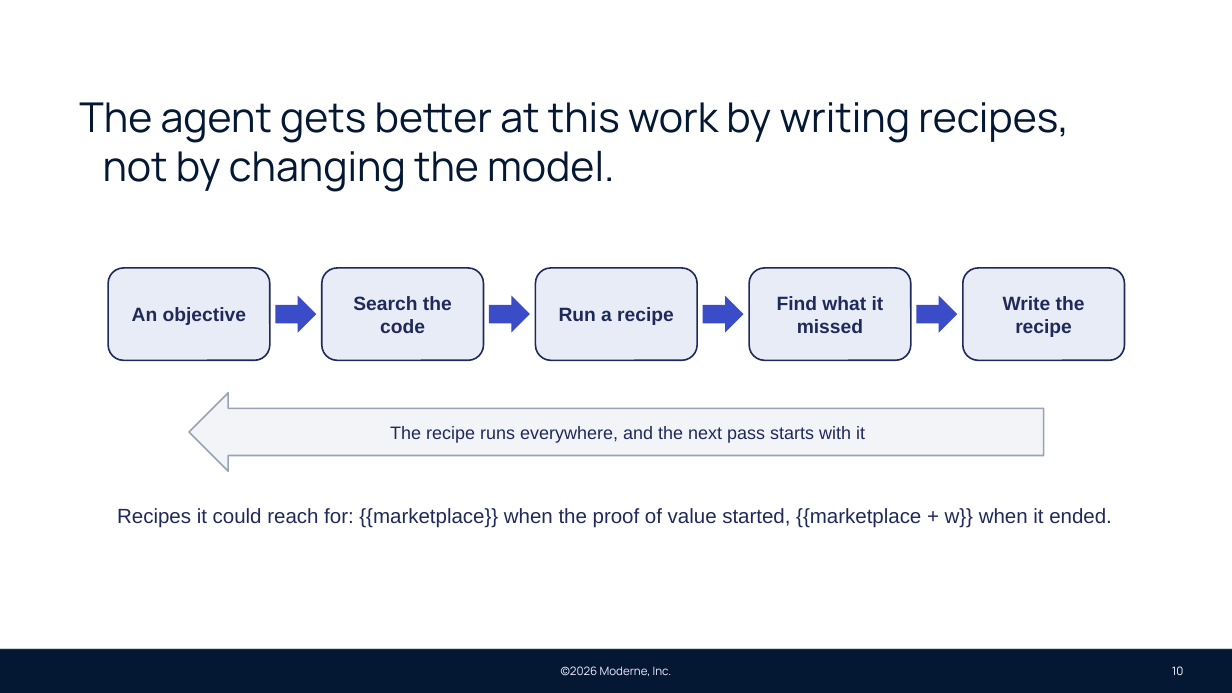
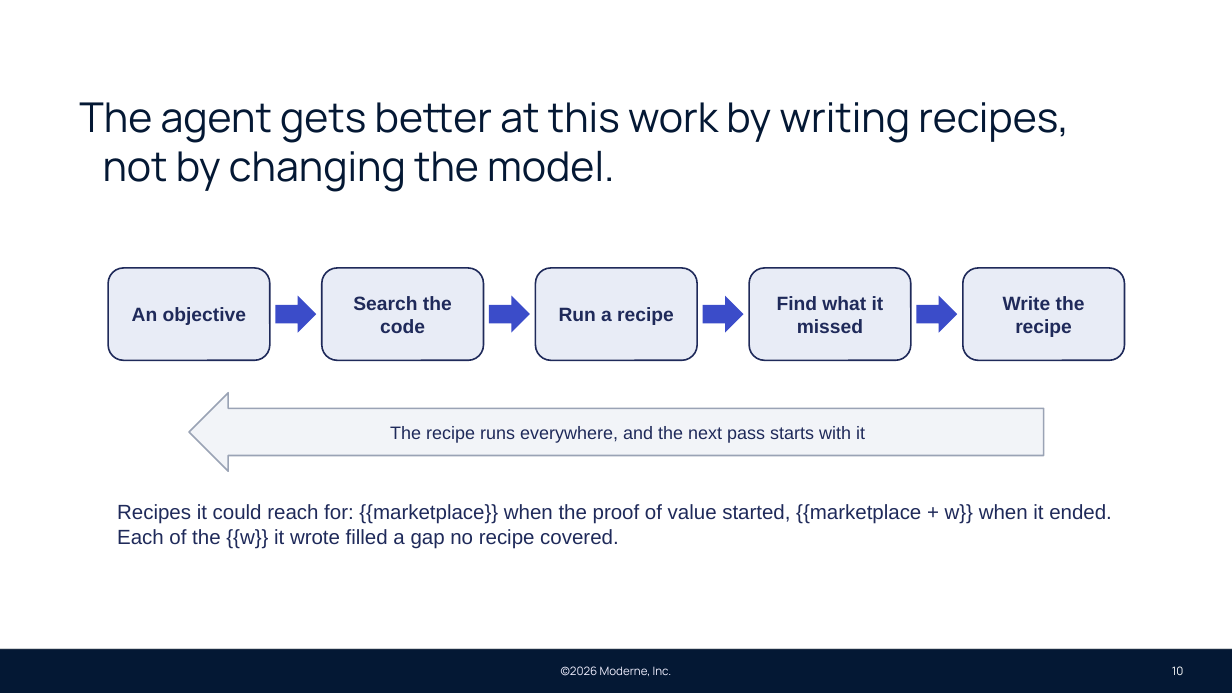
Before and after one commit to moderneinc/moderne-docs, a slide deck: slide 10 of static/decks/moderne-pov.pptx. Drawn at 1232x693 pixels with LibreOffice and Linux fonts; fonts in the diff are those of the drawing; background and template pictures are left out. Boxes give left, top, right and bottom in pixels: in the first picture for what was removed or moved away, otherwise in the second. Text is boxed around its words. In the diff, an @@ line names an element or a change of style, - is before the commit and + after.

```diff
--- a/static/decks/moderne-pov.pptx
+++ b/static/decks/moderne-pov.pptx
@@ text at [117,504,1112,549]: text changed @@
-Recipes it could reach for: {{marketplace}} when the proof of value started, {{marketplace + w}} when it ended.
+Recipes it could reach for: {{marketplace}} when the proof of value started, {{marketplace + w}} when it ended. Each of the {{w}} it wrote filled a gap no recipe covered.
```
Also in this commit, not shown: 5 other slides changed, 2 slides added, 2 slides removed, 2 other files.
